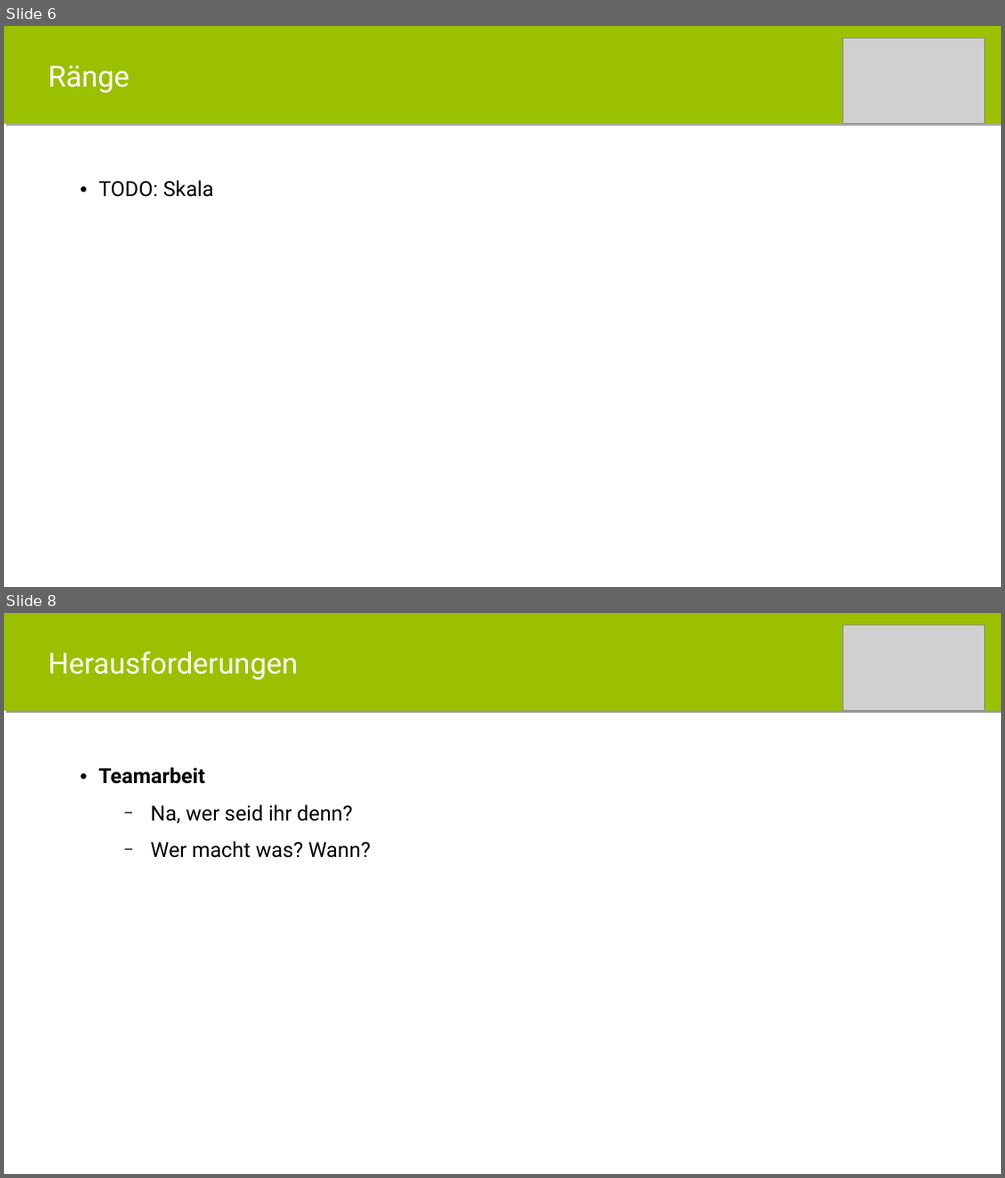
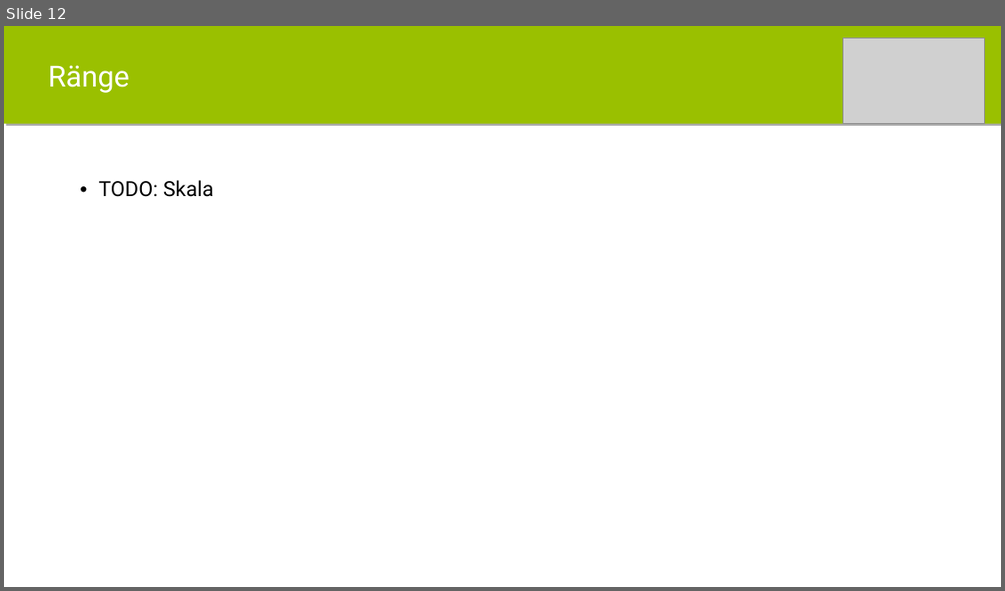
Before and after one commit to itzMatze/PSE-Team02, a slide deck: 5 Präsentation/mensameet_abschluss.pptx. Shown one above the other, each under a label of ours: slides 6 and 8 before the commit, slide 12 after it; the slides between them are not shown. The pictures are 1005x1178 and 1005x591 pixels, drawn with LibreOffice and Linux fonts; fonts in the diff are those of the drawing; grey boxes stand for pictures. Boxes give left, top, right and bottom in pixels: in the first picture for what was removed or moved away, otherwise in the second. Text is boxed around its words. In the diff, an @@ line names an element or a change of style, - is before the commit and + after.

```diff
--- a/5 Präsentation/mensameet_abschluss.pptx
+++ b/5 Präsentation/mensameet_abschluss.pptx
@@ slide 8 removed at [4, 613, 1001, 1174], background #FFFFFF @@
@@ rectangle removed at [4, 613, 1001, 710] @@
-Herausforderungen
@@ picture removed at [843, 625, 985, 710] @@
@@ text removed at [98, 767, 371, 858] @@
-• Teamarbeit
-  − Na, wer seid ihr denn?
-  − Wer macht was? Wann?
@@ what was slide 6 is now slide 12 @@
```
Also in this commit, not shown: 1 slide changed, 8 slides added, 6 other slides removed.
